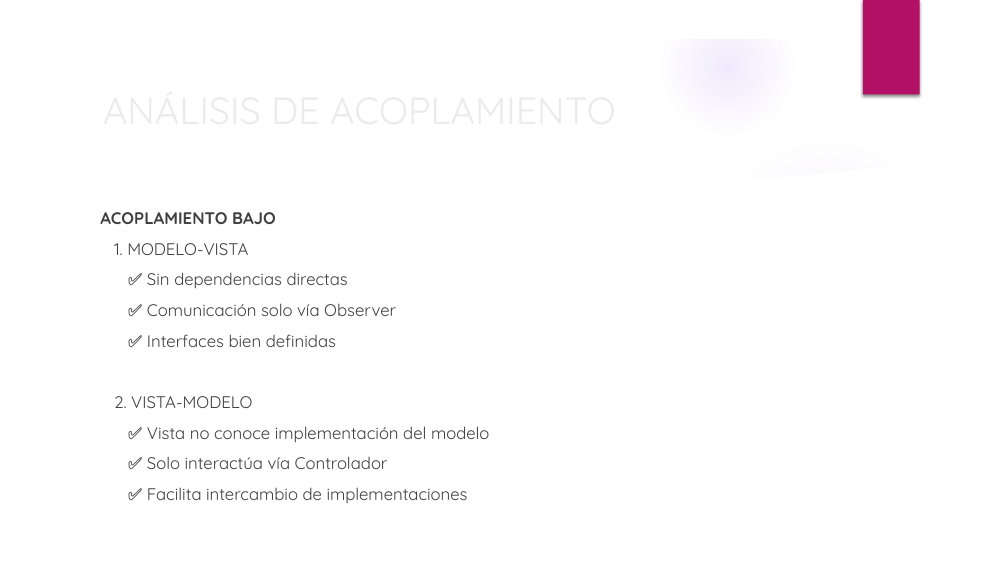
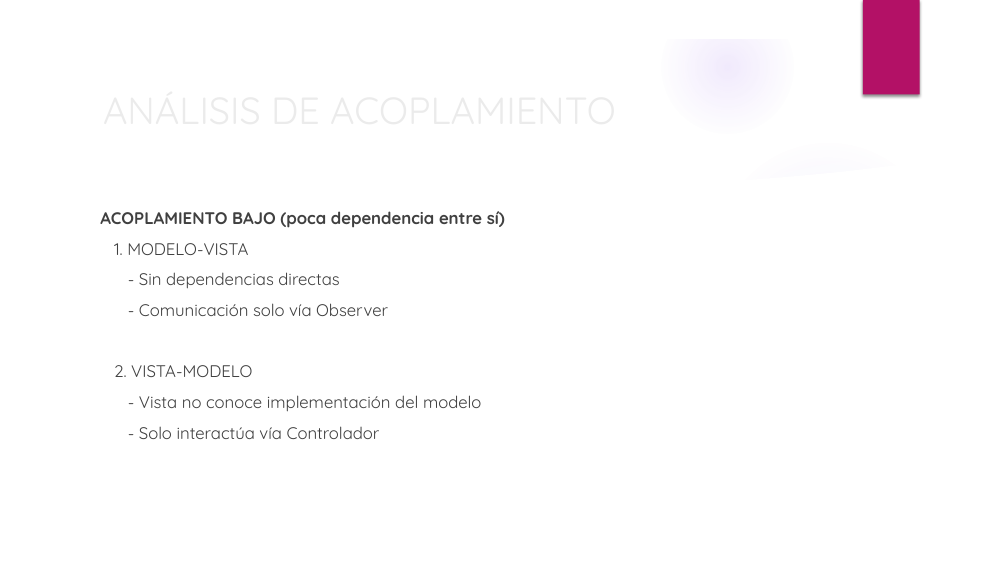
Before and after one commit to BinaryJuan/scrabble-poo, a slide deck: slide 36 of SCRABBLE.pptx. Drawn at 1008x567 pixels with LibreOffice and Linux fonts; fonts in the diff are those of the drawing; background and template pictures are left out. Boxes give left, top, right and bottom in pixels: in the first picture for what was removed or moved away, otherwise in the second. Text is boxed around its words. In the diff, an @@ line names an element or a change of style, - is before the commit and + after.

```diff
--- a/SCRABBLE.pptx
+++ b/SCRABBLE.pptx
@@ text at (x1=100, y1=211, x2=505, y2=228): text changed @@
-ACOPLAMIENTO BAJO
+ACOPLAMIENTO BAJO (poca dependencia entre sí)
@@ text at (x1=139, y1=272, x2=388, y2=316): text changed @@
-✅ Sin dependencias directas
-✅ Comunicación solo vía Observer
-✅ Interfaces bien definidas
+- Sin dependencias directas
+- Comunicación solo vía Observer
@@ text at (x1=139, y1=395, x2=481, y2=439): text changed @@
-✅ Vista no conoce implementación del modelo
-✅ Solo interactúa vía Controlador
-✅ Facilita intercambio de implementaciones
+- Vista no conoce implementación del modelo
+- Solo interactúa vía Controlador
```
Also in this commit, not shown: 12 other slides changed, 1 slide removed.
